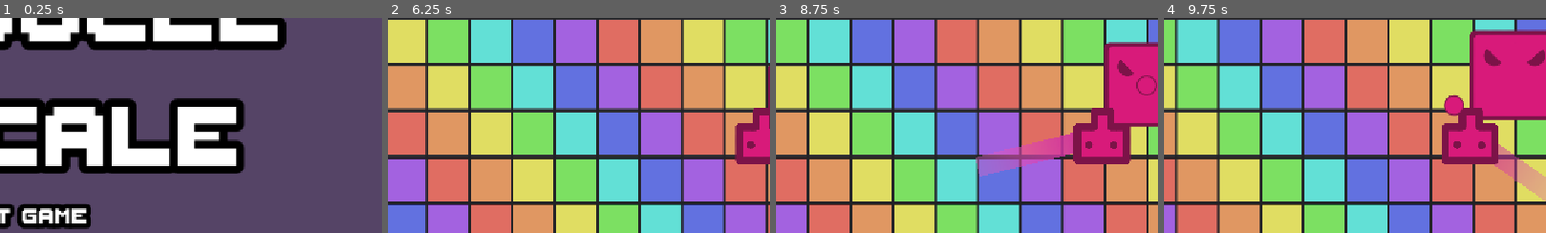
Above: before the commit, frames 1-4 (left to right).
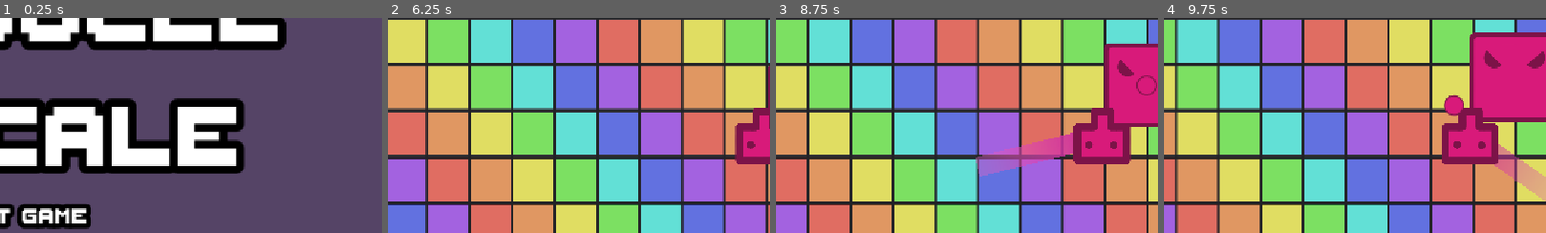
Above: after the commit, the same moments.

Repository: les-brows/la-boucle-musicale
Game: Godot game, scene res://Levels/MainMenu/MainMenu.tscn
The game is run twice, just before and just after one commit, with the same random seed, the same clock (stepped at 60 frames per second) and the same inputs.
Inputs (mouse positions are % of the whole screen's width and height, from its top left):
- Up to frame 1 (0.25 s): no input
- Up to frame 2 (6.25 s): tap Enter (ui_accept) at 0.5, 0.77, 1.52, 3.02, 3.77, 4.52, 6.02 s; move the mouse to (72, 45) at 0.52 s; hold D (player1_right) 0.53-1.28 s; tap Shift (player1_dash) every 1.5 s from 0.6 to 5.1 s; move the mouse to (30, 55) at 1.27 s; hold S (player1_down) 1.28-2.03 s; right-click (30, 55) at 1.35 s; move the mouse to (60, 28) at 2.02 s; hold D (player1_right) 2.03-2.78 s; move the mouse to (45, 70) at 2.77 s; hold O (player1_shoot_up) 2.78-3.53 s; right-click (45, 70) at 2.85 s; move the mouse to (80, 65) at 3.52 s; hold A (player1_left) 3.53-5.03 s; move the mouse to (20, 35) at 4.27 s; right-click (20, 35) at 4.35 s; move the mouse to (55, 50) at 5.02 s; hold S (player1_down) 5.03-5.78 s; move the mouse to (35, 25) at 5.77 s; hold D (player1_right) from 5.78 s (still down); right-click (35, 25) at 5.85 s
- Up to frame 3 (8.75 s): move the mouse to (72, 45) at 6.52 s; release D (player1_right) at 6.53 s; hold O (player1_shoot_up) 6.53-7.28 s; tap Shift (player1_dash) at 6.6, 8.1 s; tap Enter (ui_accept) at 6.77, 7.52 s; move the mouse to (30, 55) at 7.27 s; hold D (player1_right) 7.28-8.03 s; right-click (30, 55) at 7.35 s; move the mouse to (60, 28) at 8.02 s; hold S (player1_down) from 8.03 s (still down)
- Up to frame 4 (9.75 s): move the mouse to (45, 70) at 8.77 s; release S (player1_down) at 8.78 s; hold A (player1_left) 8.78-9.53 s; right-click (45, 70) at 8.85 s; tap Enter (ui_accept) at 9.02 s; move the mouse to (80, 65) at 9.52 s; hold O (player1_shoot_up) from 9.53 s (still down); tap Shift (player1_dash) at 9.6 s
The pictures show only the part of the screen within x 50-100%, y 29-79%; the shares and areas given below are measured in that part.

Frames 1-2 are identical in both runs. In frame 3, 0.2% of the frame differs, in the area x 86-100%, y 11-51%; in frame 4, 1.0%, in the area x 80-100%, y 5-49%.

Commit message:
hotfix: ScreenVisibleNotifyer wasn't following the path (ugly)

Diff:
--- a/Objects/Enemies/Shooter.tscn
+++ b/Objects/Enemies/Shooter.tscn
@@ -1,12 +1,12 @@
 [gd_scene load_steps=8 format=3 uid="uid://b5w0jynn6mkxk"]
 
-[ext_resource type="Script" uid="uid://83fb1cip5bqp" path="res://Objects/Enemies/shooter.gd" id="1_8c5hv"]
-[ext_resource type="Texture2D" uid="uid://cp85vq3wxfloq" path="res://Assets/base_enemy.png" id="2_qpsbd"]
+[ext_resource type="Script" uid="uid://biu7hkvefgm4s" path="res://Objects/Enemies/shooter.gd" id="1_8c5hv"]
+[ext_resource type="Texture2D" uid="uid://d3dq34i68t3iw" path="res://Assets/base_enemy.png" id="2_qpsbd"]
 [ext_resource type="AudioStream" uid="uid://c312tfe2javtd" path="res://Assets/Instruments/KSHMR_Bass_Pluck_02_A#.wav" id="3_qpsbd"]
 
 [sub_resource type="Curve2D" id="Curve2D_txwwr"]
 _data = {
-"points": PackedVector2Array(0, 0, 0, 0, 0, 0, 0, 0, 0, 0, 400, 0, 0, 0, 0, 0, -400, 0, 0, 0, 0, 0, 0, 0)
+"points": PackedVector2Array(0, 0, 0, 0, 0, 0, 0, 0, 0, 0, 290, 0, 0, 0, 0, 0, -290, 0, 0, 0, 0, 0, 0, 0)
 }
 point_count = 4
 
@@ -36,29 +36,31 @@
 max_distance = 750.0
 attenuation = 0.460596
 
-[node name="VisibleOnScreenNotifier2D" type="VisibleOnScreenNotifier2D" parent="."]
-position = Vector2(0.499999, 0.249996)
-scale = Vector2(6.25, 6.075)
-
 [node name="TimerBlink" type="Timer" parent="."]
 
 [node name="HorizontalPath" type="Path2D" parent="."]
 curve = SubResource("Curve2D_txwwr")
 
 [node name="PathFollow2D" type="PathFollow2D" parent="HorizontalPath"]
-position = Vector2(400.035, 0)
+position = Vector2(179.683, 0)
 progress = 400.32
 rotates = false
 
-[node name="Sprite2D" type="Sprite2D" parent="HorizontalPath/PathFollow2D"]
+[node name="Subgroup" type="Node2D" parent="HorizontalPath/PathFollow2D"]
+
+[node name="VisibleOnScreenNotifier2D" type="VisibleOnScreenNotifier2D" parent="HorizontalPath/PathFollow2D/Subgroup"]
+position = Vector2(-0.0347595, 1)
+scale = Vector2(6.25, 6.075)
+
+[node name="Sprite2D" type="Sprite2D" parent="HorizontalPath/PathFollow2D/Subgroup"]
 scale = Vector2(0.427586, 0.427586)
 texture = ExtResource("2_qpsbd")
 
-[node name="ShooterCollisionArea2D" type="Area2D" parent="HorizontalPath/PathFollow2D"]
+[node name="ShooterCollisionArea2D" type="Area2D" parent="HorizontalPath/PathFollow2D/Subgroup"]
 collision_layer = 4
 collision_mask = 16
 
-[node name="CollisionShape2D" type="CollisionShape2D" parent="HorizontalPath/PathFollow2D/ShooterCollisionArea2D"]
+[node name="CollisionShape2D" type="CollisionShape2D" parent="HorizontalPath/PathFollow2D/Subgroup/ShooterCollisionArea2D"]
 position = Vector2(1, 0.5)
 shape = SubResource("RectangleShape2D_bweyu")
 
@@ -69,15 +71,21 @@
 progress = 400.32
 rotates = false
 
-[node name="Sprite2D" type="Sprite2D" parent="VerticalPath/PathFollow2D"]
+[node name="Subgroup" type="Node2D" parent="VerticalPath/PathFollow2D"]
+
+[node name="VisibleOnScreenNotifier2D" type="VisibleOnScreenNotifier2D" parent="VerticalPath/PathFollow2D/Subgroup"]
+position = Vector2(1, -1.5)
+scale = Vector2(6.4, 5.85)
+
+[node name="Sprite2D" type="Sprite2D" parent="VerticalPath/PathFollow2D/Subgroup"]
 scale = Vector2(0.427586, 0.427586)
 texture = ExtResource("2_qpsbd")
 
-[node name="ShooterCollisionArea2D" type="Area2D" parent="VerticalPath/PathFollow2D"]
+[node name="ShooterCollisionArea2D" type="Area2D" parent="VerticalPath/PathFollow2D/Subgroup"]
 collision_layer = 4
 collision_mask = 16
 
-[node name="CollisionShape2D" type="CollisionShape2D" parent="VerticalPath/PathFollow2D/ShooterCollisionArea2D"]
+[node name="CollisionShape2D" type="CollisionShape2D" parent="VerticalPath/PathFollow2D/Subgroup/ShooterCollisionArea2D"]
 position = Vector2(1, 0.5)
 shape = SubResource("RectangleShape2D_bweyu")
 
@@ -89,21 +97,31 @@
 progress = 400.32
 rotates = false
 
-[node name="Sprite2D" type="Sprite2D" parent="DiamondPath/PathFollow2D"]
+[node name="Subgroup" type="Node2D" parent="DiamondPath/PathFollow2D"]
+
+[node name="VisibleOnScreenNotifier2D" type="VisibleOnScreenNotifier2D" parent="DiamondPath/PathFollow2D/Subgroup"]
+position = Vector2(-1.43171, 0.431705)
+scale = Vector2(6.35, 6.15)
+
+[node name="Sprite2D" type="Sprite2D" parent="DiamondPath/PathFollow2D/Subgroup"]
 scale = Vector2(0.427586, 0.427586)
 texture = ExtResource("2_qpsbd")
 
-[node name="ShooterCollisionArea2D" type="Area2D" parent="DiamondPath/PathFollow2D"]
+[node name="ShooterCollisionArea2D" type="Area2D" parent="DiamondPath/PathFollow2D/Subgroup"]
 collision_layer = 4
 collision_mask = 16
 
-[node name="CollisionShape2D" type="CollisionShape2D" parent="DiamondPath/PathFollow2D/ShooterCollisionArea2D"]
+[node name="CollisionShape2D" type="CollisionShape2D" parent="DiamondPath/PathFollow2D/Subgroup/ShooterCollisionArea2D"]
 position = Vector2(1, 0.5)
 shape = SubResource("RectangleShape2D_bweyu")
 
-[connection signal="screen_entered" from="VisibleOnScreenNotifier2D" to="." method="_on_visible_on_screen_notifier_2d_screen_entered"]
-[connection signal="screen_exited" from="VisibleOnScreenNotifier2D" to="." method="_on_visible_on_screen_notifier_2d_screen_exited"]
 [connection signal="timeout" from="TimerBlink" to="." method="_on_timer_blink_timeout"]
-[connection signal="area_entered" from="HorizontalPath/PathFollow2D/ShooterCollisionArea2D" to="." method="_on_shooter_collision_area_2d_area_entered"]
-[connection signal="area_entered" from="VerticalPath/PathFollow2D/ShooterCollisionArea2D" to="." method="_on_shooter_collision_area_2d_area_entered"]
-[connection signal="area_entered" from="DiamondPath/PathFollow2D/ShooterCollisionArea2D" to="." method="_on_shooter_collision_area_2d_area_entered"]
+[connection signal="screen_entered" from="HorizontalPath/PathFollow2D/Subgroup/VisibleOnScreenNotifier2D" to="." method="_on_visible_on_screen_notifier_2d_screen_entered"]
+[connection signal="screen_exited" from="HorizontalPath/PathFollow2D/Subgroup/VisibleOnScreenNotifier2D" to="." method="_on_visible_on_screen_notifier_2d_screen_exited"]
+[connection signal="area_entered" from="HorizontalPath/PathFollow2D/Subgroup/ShooterCollisionArea2D" to="." method="_on_shooter_collision_area_2d_area_entered"]
+[connection signal="screen_entered" from="VerticalPath/PathFollow2D/Subgroup/VisibleOnScreenNotifier2D" to="." method="_on_visible_on_screen_notifier_2d_screen_entered"]
+[connection signal="screen_exited" from="VerticalPath/PathFollow2D/Subgroup/VisibleOnScreenNotifier2D" to="." method="_on_visible_on_screen_notifier_2d_screen_exited"]
+[connection signal="area_entered" from="VerticalPath/PathFollow2D/Subgroup/ShooterCollisionArea2D" to="." method="_on_shooter_collision_area_2d_area_entered"]
+[connection signal="screen_entered" from="DiamondPath/PathFollow2D/Subgroup/VisibleOnScreenNotifier2D" to="." method="_on_visible_on_screen_notifier_2d_screen_entered"]
+[connection signal="screen_exited" from="DiamondPath/PathFollow2D/Subgroup/VisibleOnScreenNotifier2D" to="." method="_on_visible_on_screen_notifier_2d_screen_exited"]
+[connection signal="area_entered" from="DiamondPath/PathFollow2D/Subgroup/ShooterCollisionArea2D" to="." method="_on_shooter_collision_area_2d_area_entered"]
--- a/Objects/Enemies/shooter.gd
+++ b/Objects/Enemies/shooter.gd
@@ -53,14 +53,14 @@
 	match random_num:
 		EnemyMovementPattern.HORIZONTAL:
 			movement_pattern = EnemyMovementPattern.HORIZONTAL
-			spriteEnemy = $HorizontalPath/PathFollow2D/Sprite2D
+			spriteEnemy = $HorizontalPath/PathFollow2D/Subgroup/Sprite2D
 			path_follow = horizontal_path
 
 			vertical_path.queue_free()
 			diamond_path.queue_free()
 		EnemyMovementPattern.VERTICAL:
 			movement_pattern = EnemyMovementPattern.VERTICAL
-			spriteEnemy = $VerticalPath/PathFollow2D/Sprite2D
+			spriteEnemy = $VerticalPath/PathFollow2D/Subgroup/Sprite2D
 			path_follow = vertical_path
 			position.y = 300
 
@@ -68,7 +68,7 @@
 			diamond_path.queue_free()
 		EnemyMovementPattern.DIAMOND:
 			movement_pattern = EnemyMovementPattern.DIAMOND
-			spriteEnemy = $DiamondPath/PathFollow2D/Sprite2D
+			spriteEnemy = $DiamondPath/PathFollow2D/Subgroup/Sprite2D
 			path_follow = diamond_path
 			position.y = clamp(position.y, 300, 400)
 
@@ -84,13 +84,13 @@
 
 	if(boing_state > 0):
 		if(boing_state < NB_SECONDS_BOING_RECOVER):
-			scale -= Vector2.ONE * delta / NB_SECONDS_BOING_RECOVER * MAX_HEIGHT_BOING
+			spriteEnemy.get_parent().scale -= Vector2.ONE * delta / NB_SECONDS_BOING_RECOVER * MAX_HEIGHT_BOING
 			pass
 		else:
-			scale += Vector2.ONE * delta / NB_SECONDS_BOING_JUMP * MAX_HEIGHT_BOING
+			spriteEnemy.get_parent().scale += Vector2.ONE * delta / NB_SECONDS_BOING_JUMP * MAX_HEIGHT_BOING
 			pass
 	else:
-		scale =  Vector2.ONE
+		spriteEnemy.get_parent().scale =  Vector2.ONE
 	boing_state -= delta
 
 
Not shown: 1 places in Levels/ScrollingLevel.tscn that only renumber resources
Not shown: 1 places in MainScene.tscn that only renumber resources
Not shown: 1 places in Objects/Enemies/Laser.tscn that only renumber resources
Not shown: 1 places in Objects/Enemies/Managers/EnemyManager.tscn that only renumber resources
Not shown: 1 places in Objects/Player/Player.tscn that only renumber resources
Not shown: 1 places in Objects/Player/ShootPlayerManager.tscn that only renumber resources
Not shown: 1 places in Objects/Projectiles/LaserProjectile.tscn that only renumber resources
Not shown: 1 places in Objects/Projectiles/PlayerProjectile.tscn that only renumber resources
Not shown: 1 places in Objects/Projectiles/ShooterProjectile.tscn that only renumber resources
Not shown: 1 places in Rythm/Metronome.tscn that only renumber resources
Not shown: 1 places in Rythm/MusicManager.tscn that only renumber resources
